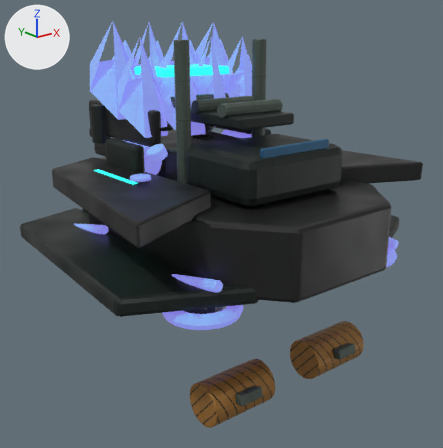
Two versions of the glTF model assets/models/vehicles/factions/lumen_harvester.glb, one commit apart.
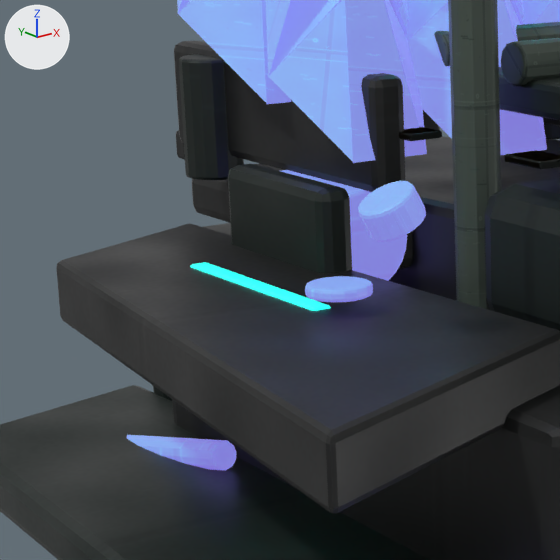
Each version appears first whole from a 50 mm camera at (-4.3, -5.49, 2.67) aimed at (-0.02, -0.14, 0.53), and next in a close-up on the part from 8% to 47% of the width and 19% to 59% of the height. The axes (+X, +Y, +Z) are drawn at upper left. The lights are the same throughout. The first two pictures are the older version. Where no turn or scale is listed for an object, it has been applied to the vertices. Vertices at exactly the same position are counted once.

In view in the first close-up: 'Faction detail · Vehicle / armor.001', 'Faction detail · Vehicle / armor_light.001', 'Faction detail · Vehicle / dark.001', 'Faction detail · Vehicle / energy.001', 'Faction detail · Vehicle / energy.002', 'Faction detail · Vehicle / energy.003', 'Faction detail · Vehicle / energy.004', 'Faction detail · Vehicle / energy.006', 'Faction detail · Vehicle / steel.001', 'Faction detail · Vehicle / steel.003', 'Survey idle beacon', 'TeamColor flank details' and 2 more.
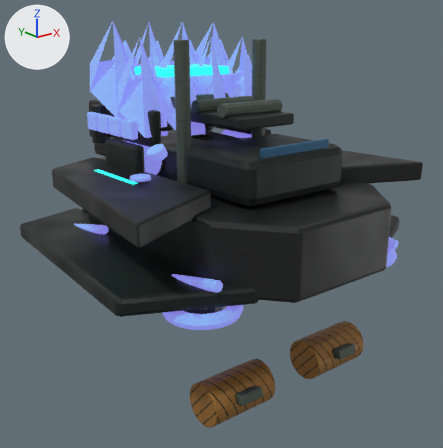
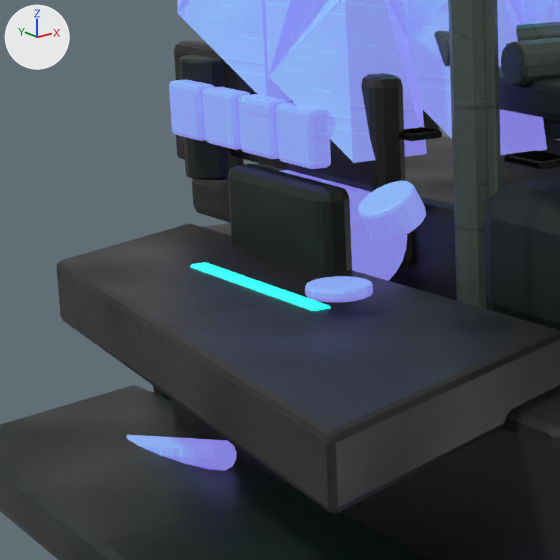
What changed in the scene script:
```text
Change me_faction_detail___vehicle___energy_002___consolidated_geometry_001:
    used by ob_faction_detail___vehicle___energy_002; location = (0.0, 0.0, 0.0)
    remove me_faction_detail___vehicle___energy_002___consolidated_geometry_001.from_pydata(...)  # 63 vertices, 99 faces; spans x -1.022..-0.277, y 0.11..0.717, z 1.594..2.625
    add me_faction_detail___vehicle___energy_002___consolidated_geometry_001.from_pydata(...)  # 175 vertices, 315 faces; spans x -1.022..0.987, y 0.11..0.717, z 1.571..2.625
    me_faction_detail___vehicle___energy_002___consolidated_geometry_001 part 1: a new loose piece of 56 vertices spanning x -0.987..-0.897, y 0.19..0.41, z 1.571..1.771, in mat_vehicle___energy_001
    me_faction_detail___vehicle___energy_002___consolidated_geometry_001 part 2: 99 kept faces spanning x -1.022..-0.277, y 0.11..0.717, z 1.594..2.625 get new texture (UV) coordinates
    other edits to the shape of me_faction_detail___vehicle___energy_002___consolidated_geometry_001 do not show in these pictures
Change me_faction_detail___vehicle___energy_004___consolidated_geometry_001:
    used by ob_faction_detail___vehicle___energy_004; location = (0.0, 0.0, 0.0)
    remove me_faction_detail___vehicle___energy_004___consolidated_geometry_001.from_pydata(...)  # 63 vertices, 99 faces; spans x -0.034..0.625, y 0.14..0.678, z 1.624..2.625
    add me_faction_detail___vehicle___energy_004___consolidated_geometry_001.from_pydata(...)  # 175 vertices, 315 faces; spans x -0.987..0.987, y 0.14..0.678, z 1.571..2.625
    me_faction_detail___vehicle___energy_004___consolidated_geometry_001 part 3: a new loose piece of 56 vertices spanning x -0.987..-0.897, y 0.452..0.673, z 1.571..1.771, in mat_vehicle___energy_001
    other edits to the shape of me_faction_detail___vehicle___energy_004___consolidated_geometry_001 do not show in these pictures
Change me_faction_detail___vehicle___energy_006___consolidated_geometry_001:
    used by ob_faction_detail___vehicle___energy_006; location = (0.0, 0.0, 0.0)
    remove me_faction_detail___vehicle___energy_006___consolidated_geometry_001.from_pydata(...)  # 63 vertices, 99 faces; spans x -1.057..-0.226, y 0.642..1.319, z 1.733..2.795
    add me_faction_detail___vehicle___energy_006___consolidated_geometry_001.from_pydata(...)  # 175 vertices, 315 faces; spans x -1.057..0.987, y 0.642..1.319, z 1.571..2.795
    me_faction_detail___vehicle___energy_006___consolidated_geometry_001 part 4: a new loose piece of 56 vertices spanning x -0.987..-0.897, y 0.715..0.935, z 1.571..1.771, in mat_vehicle___energy_001
    other edits to the shape of me_faction_detail___vehicle___energy_006___consolidated_geometry_001 do not show in these pictures
Change me_faction_detail___vehicle___energy_008___consolidated_geometry:
    used by ob_faction_detail___vehicle___energy_008; location = (0.0, 0.0, 0.0)
    remove me_faction_detail___vehicle___energy_008___consolidated_geometry.from_pydata(...)  # 63 vertices, 99 faces; spans x -0.069..0.676, y 0.672..1.279, z 1.764..2.795
    add me_faction_detail___vehicle___energy_008___consolidated_geometry.from_pydata(...)  # 175 vertices, 315 faces; spans x -0.987..0.987, y 0.672..1.279, z 1.571..2.795
    me_faction_detail___vehicle___energy_008___consolidated_geometry part 5: a new loose piece of 56 vertices spanning x -0.987..-0.897, y 0.977..1.197, z 1.571..1.771, in mat_vehicle___energy_001
    other edits to the shape of me_faction_detail___vehicle___energy_008___consolidated_geometry do not show in these pictures
```

Where the change shows, as pixel boxes (x1, y1, x2, y2) in the close-ups (560 x 560 px):
'Faction detail · Vehicle / energy.002', reshaped
    before: (266, 0, 427, 163)
    after: (266, 0, 427, 169)
'Faction detail · Vehicle / energy.006', reshaped
    before: (177, 0, 291, 104)
    after: (177, 0, 291, 150)
'Faction detail · Vehicle / energy.004', reshaped
    before: (515, 0, 560, 24)
    after: (239, 0, 560, 159)
'Faction detail · Vehicle / energy.008', reshaped (not visible before)
    after: (169, 79, 214, 141)
part 1 of me_faction_detail___vehicle___energy_002___consolidated_geometry_001, added (blue)
    after: (276, 102, 331, 169)
part 2 of me_faction_detail___vehicle___energy_002___consolidated_geometry_001, surface changed
    both: (291, 0, 348, 146)
part 3 of me_faction_detail___vehicle___energy_004___consolidated_geometry_001, added (blue)
    after: (239, 94, 288, 159)
part 4 of me_faction_detail___vehicle___energy_006___consolidated_geometry_001, added (blue)
    after: (203, 87, 250, 150)
